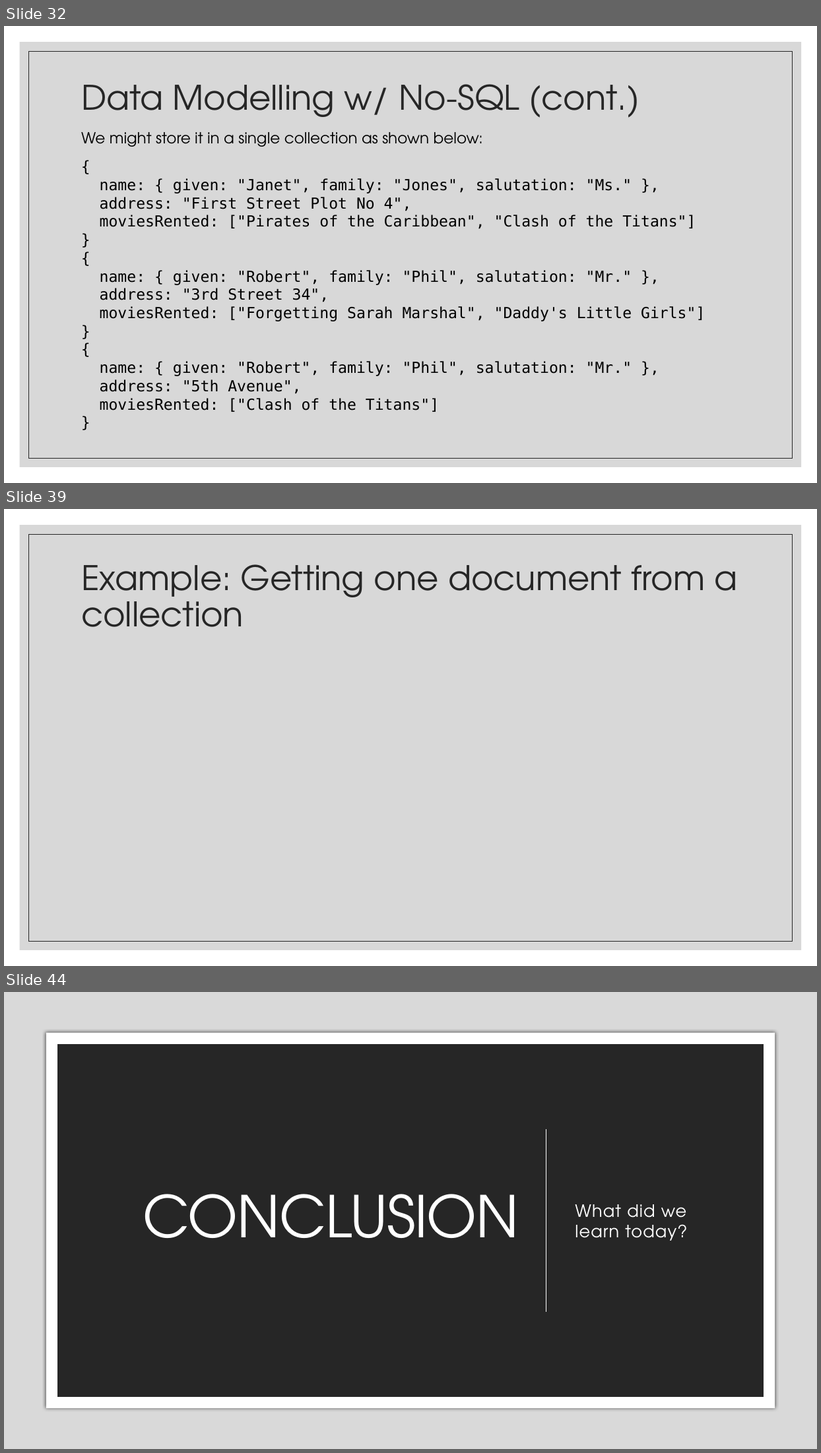
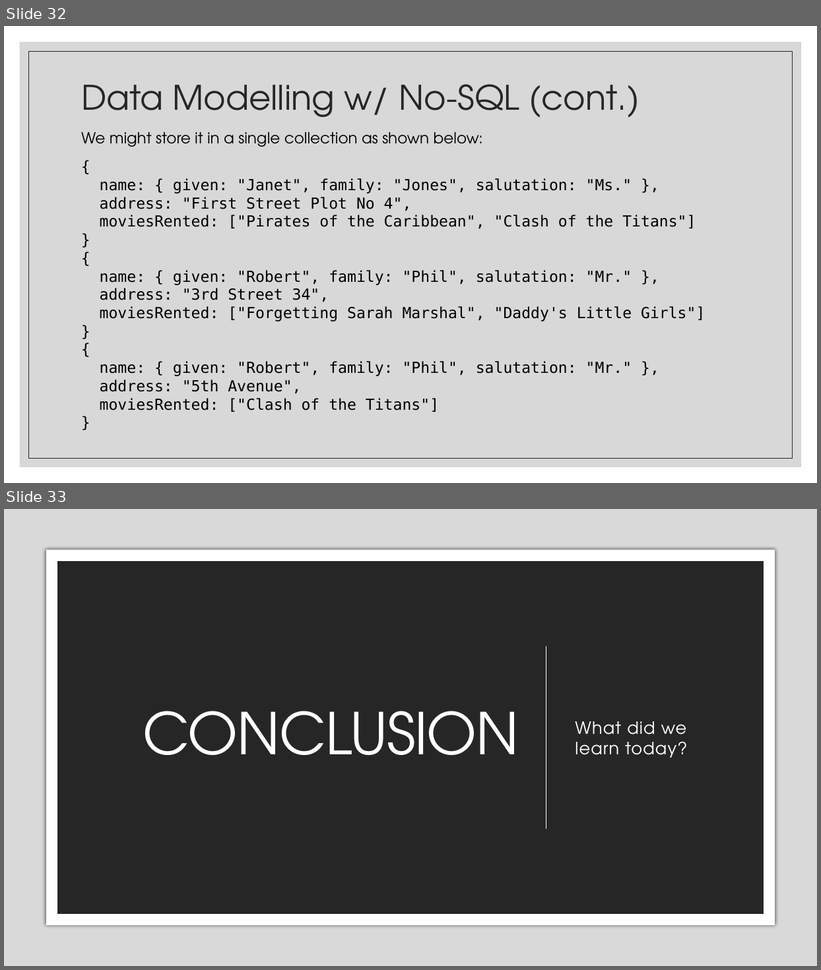
Before and after one commit to zackstotts/base-node-curriculum, a slide deck: unit_03/slides/01 Intro to MongoDB.pptx. Shown one above the other, each under a label of ours: slides 32, 39 and 44 before the commit, slides 32 and 33 after it; the slides between them are not shown. The pictures are 821x1453 and 821x970 pixels, drawn with LibreOffice and Linux fonts; fonts in the diff are those of the drawing. Boxes give left, top, right and bottom in pixels: in the first picture for what was removed or moved away, otherwise in the second. Text is boxed around its words. In the diff, an @@ line names an element or a change of style, - is before the commit and + after.

```diff
--- a/unit_03/slides/01 Intro to MongoDB.pptx
+++ b/unit_03/slides/01 Intro to MongoDB.pptx
@@ slide 39 removed at [4, 509, 817, 966], background #FFFFFF; not listed: 2 template elements that a slide beside it also shows @@
@@ title removed at [81, 564, 737, 627] @@
-Example: Getting one document from a collection
@@ what was slide 44 is now slide 33 @@
```
Also in this commit, not shown: 2 slides changed, 10 other slides removed, 1 other file.
